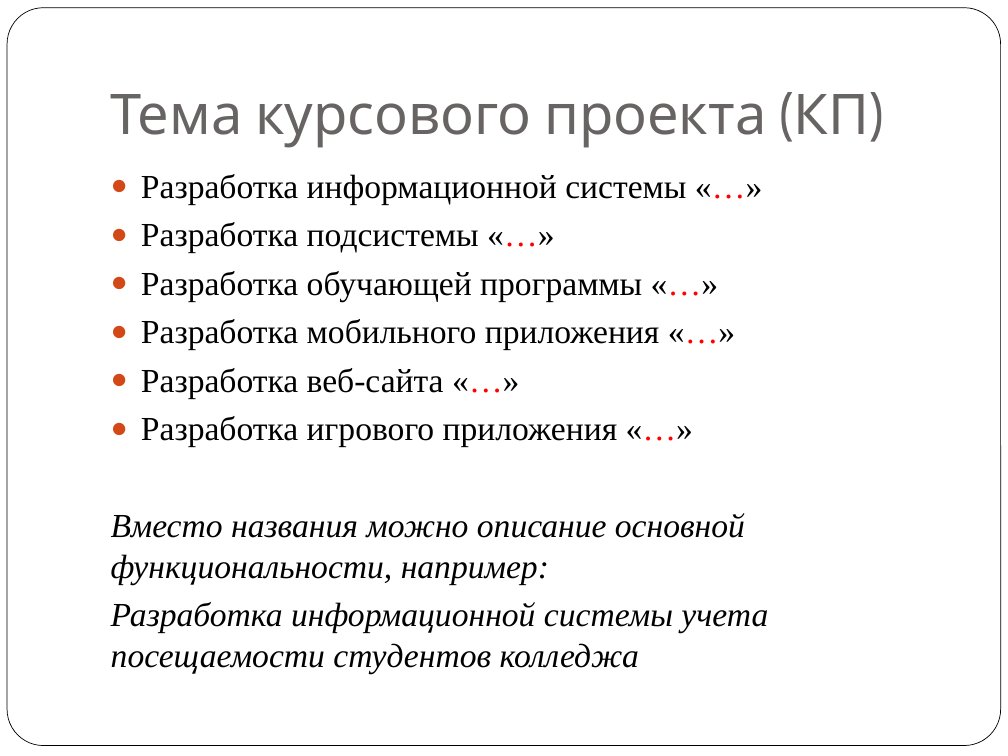
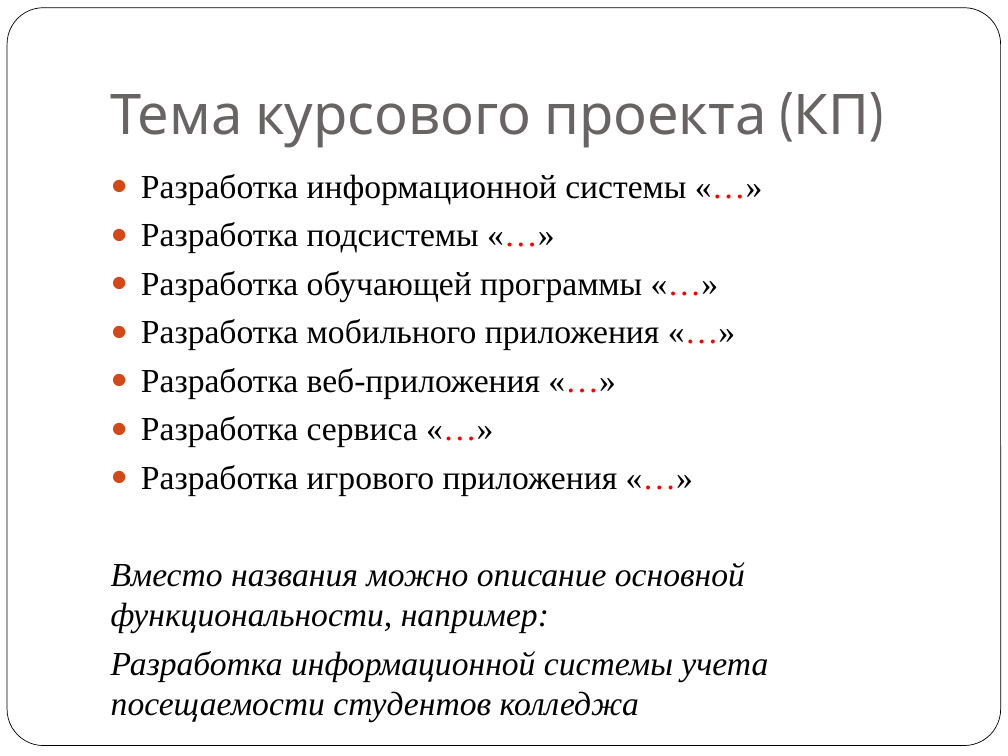
Before and after one commit to 70P6YH08/MDK02.01, a slide deck: slide 2 of CP/Курсовое проектирование 2026.pptx. Drawn at 1008x756 pixels with LibreOffice and Linux fonts; fonts in the diff are those of the drawing. Boxes give left, top, right and bottom in pixels: in the first picture for what was removed or moved away, otherwise in the second. Text is boxed around its words. In the diff, an @@ line names an element or a change of style, - is before the commit and + after.

```diff
--- a/CP/Курсовое проектирование 2026.pptx
+++ b/CP/Курсовое проектирование 2026.pptx
@@ text at [141, 368, 540, 447]: text changed @@
-● Разработка веб-сайта «…»
+● Разработка веб-приложения «…»
+● Разработка сервиса «…»
```
Also in this commit, not shown: 4 other slides changed, 1 slide removed, 4 other files.
